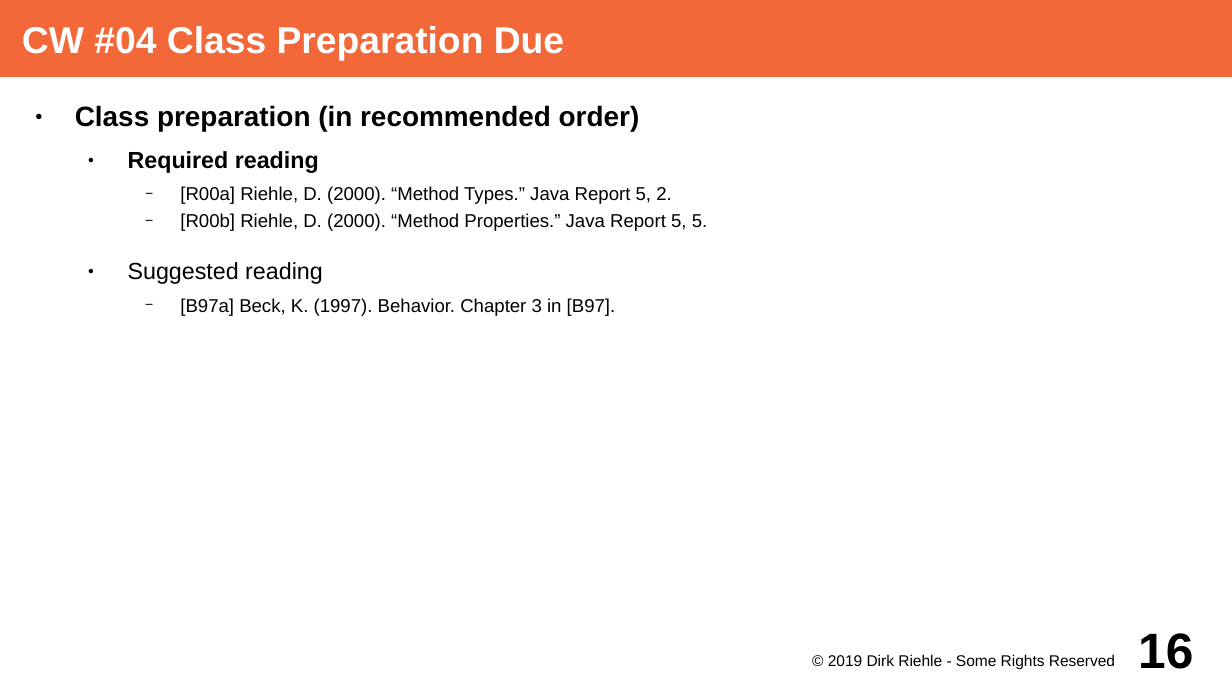
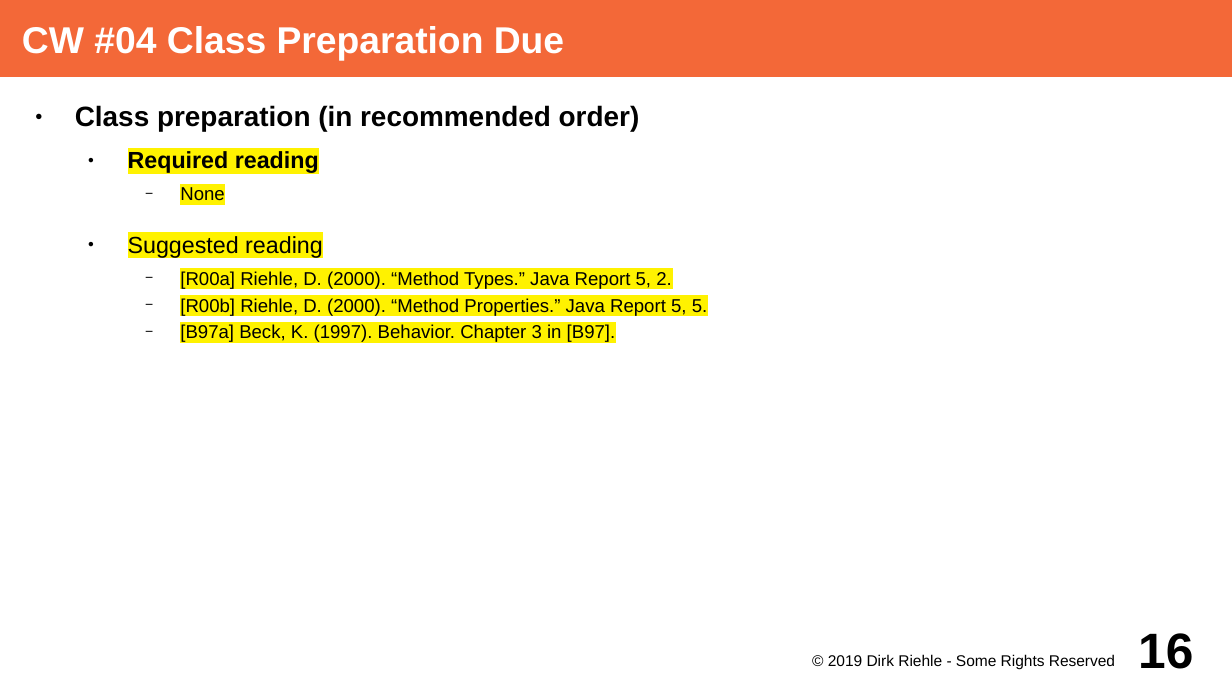
Before and after one commit to dirkriehle/adap-course, a slide deck: slide 16 of Lecture Slides/ADAP A02 - Course Schedule.odp. Drawn at 1232x693 pixels with LibreOffice and Linux fonts; fonts in the diff are those of the drawing. Boxes give left, top, right and bottom in pixels: in the first picture for what was removed or moved away, otherwise in the second. Text is boxed around its words. In the diff, an @@ line names an element or a change of style, - is before the commit and + after.

Commit message:
Reduced reading materials, first cut.

```diff
--- a/Lecture Slides/ADAP A02 - Course Schedule.odp
+++ b/Lecture Slides/ADAP A02 - Course Schedule.odp
@@ text at <box>128,151,707,342</box>: highlight none to #FFF200 in "Required reading", "[R00a] Riehle, D. (2000). “Method Types.” Java ...", "[R00b] Riehle, D. (2000). “Method Properties.” Java ...", "[B97a] Beck, K. (1997). Behavior. Chapter 3 ..." @@
@@ text at <box>128,187,323,258</box>: paragraphs added @@
+    − None
+  ● Suggested reading
@@ text at <box>128,262,323,284</box>: paragraph removed @@
-  ● Suggested reading
```
Also in this commit, not shown: 24 other slides changed, 1 other file.
